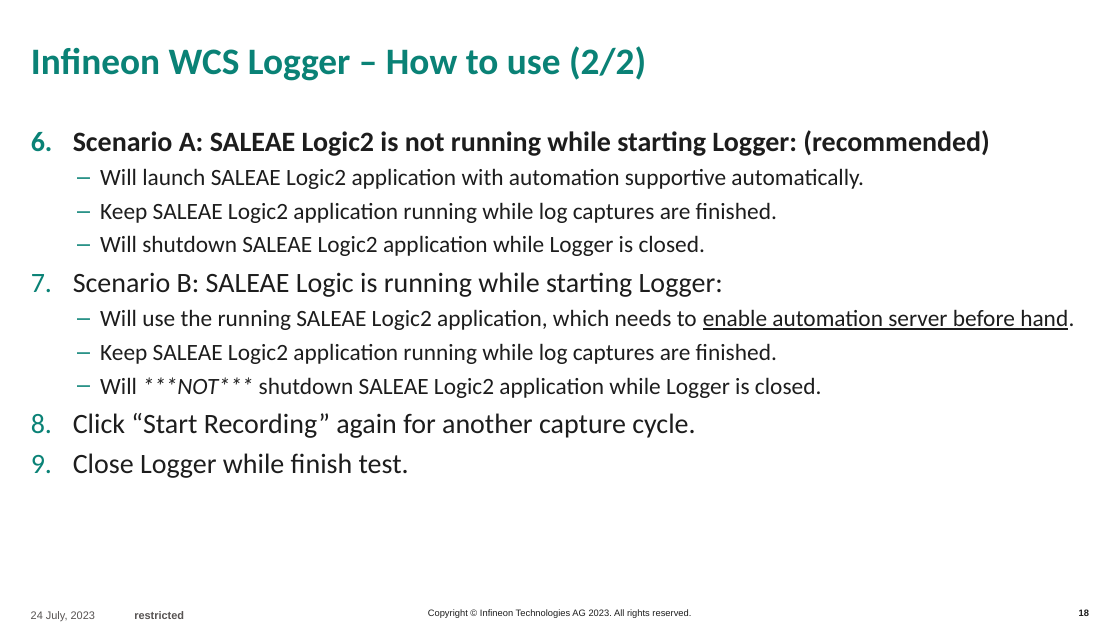
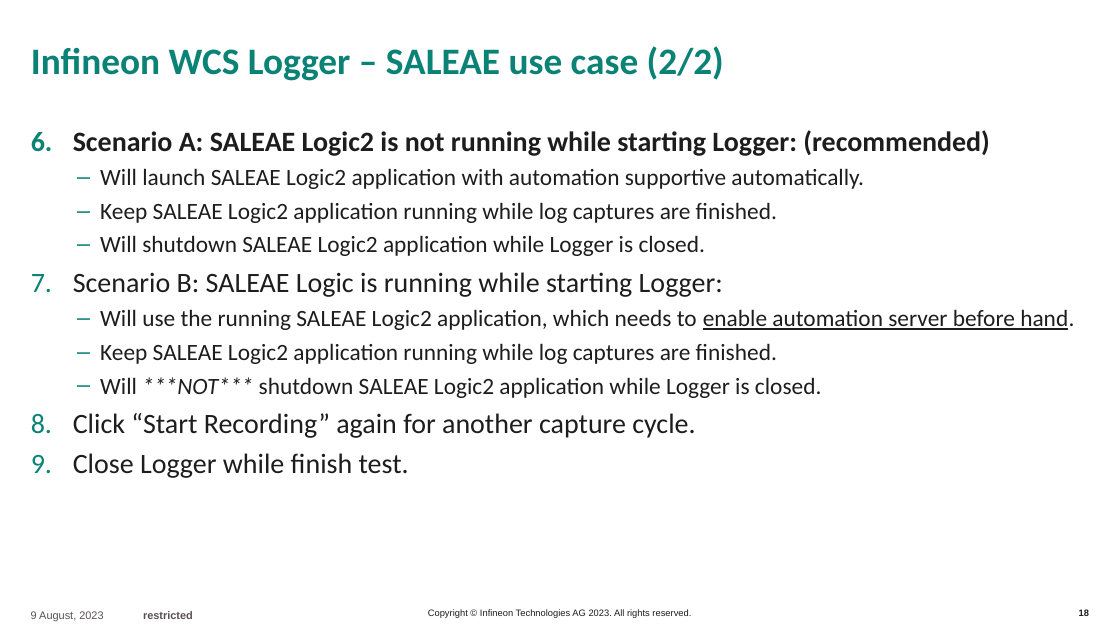
Before and after one commit to IFTWTraven/py_automation_saleae, a slide deck: slide 18 of docs/IFX MSD cases.pptx. Drawn at 1120x630 pixels with LibreOffice and Linux fonts; fonts in the diff are those of the drawing; background and template pictures are left out. Boxes give left, top, right and bottom in pixels: in the first picture for what was removed or moved away, otherwise in the second. Text is boxed around its words. In the diff, an @@ line names an element or a change of style, - is before the commit and + after.

```diff
--- a/docs/IFX MSD cases.pptx
+++ b/docs/IFX MSD cases.pptx
@@ title at [31, 46, 724, 81]: text changed @@
-Infineon WCS Logger – How to use (2/2)
+Infineon WCS Logger – SALEAE use case (2/2)
@@ text at [31, 611, 193, 621]: text changed @@
-24 July, 2023 restricted
+9 August, 2023 restricted
```
Also in this commit, not shown: 18 other slides changed, 1 slide added, 27 other files.
